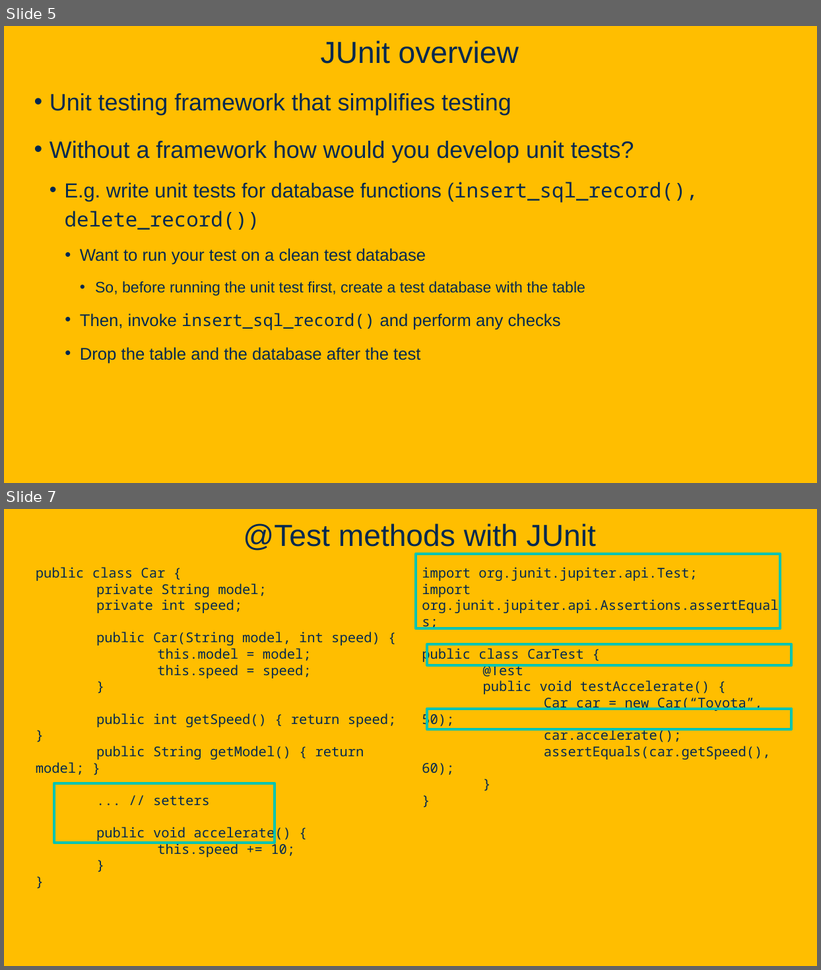
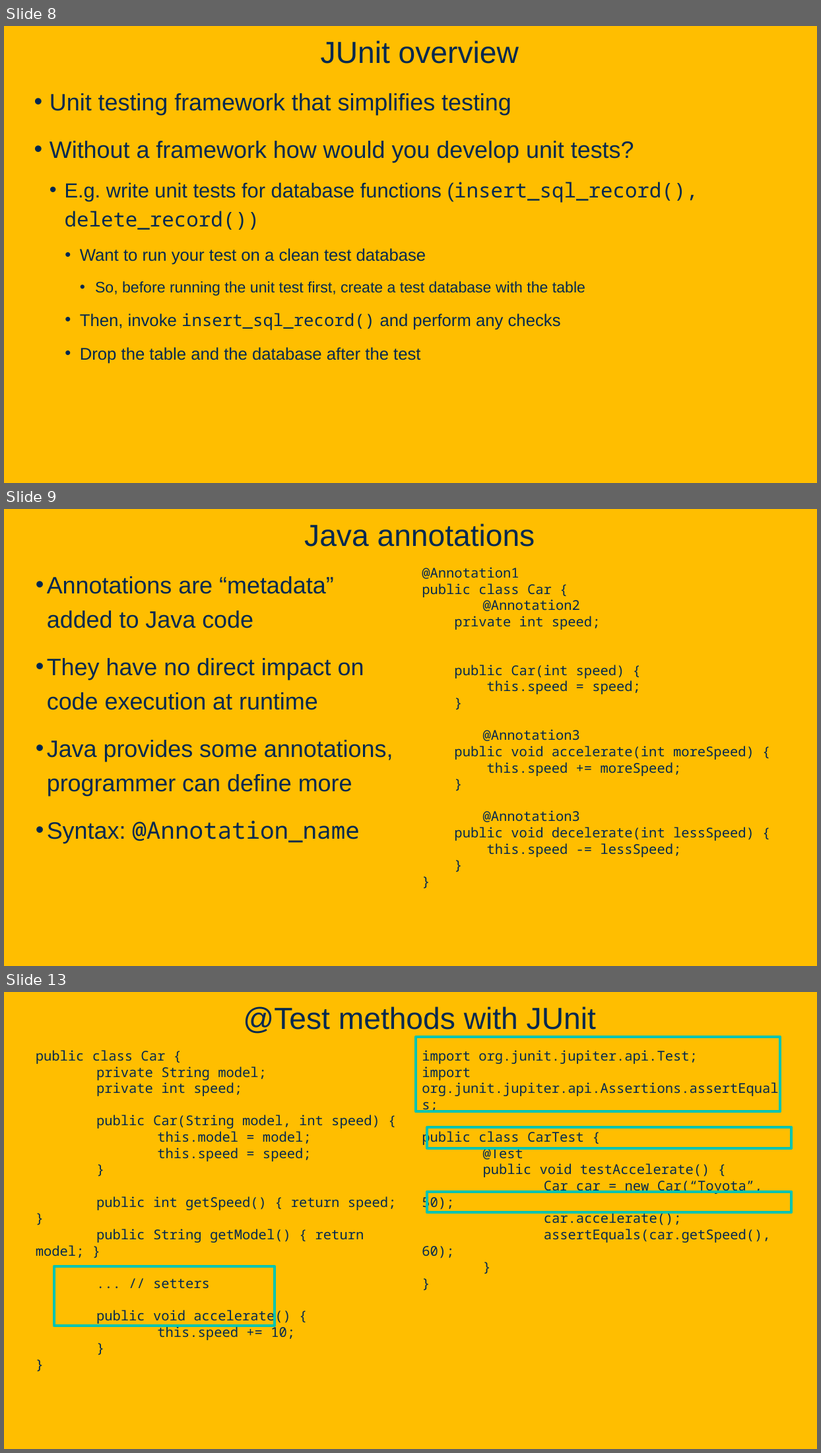
Before and after one commit to davsec-teaching/ECS160-Winter2025, a slide deck: slides/4_unit_testing_mocking_frameworks_CI.pptx. Shown one above the other, each under a label of ours: slides 5 and 7 before the commit, slides 8, 9 and 13 after it; the slides between them are not shown. The pictures are 821x970 and 821x1453 pixels, drawn with LibreOffice and Linux fonts; fonts in the diff are those of the drawing; background and template pictures are left out. Boxes give left, top, right and bottom in pixels: in the first picture for what was removed or moved away, otherwise in the second. Text is boxed around its words. In the diff, an @@ line names an element or a change of style, - is before the commit and + after.

```diff
--- a/slides/4_unit_testing_mocking_frameworks_CI.pptx
+++ b/slides/4_unit_testing_mocking_frameworks_CI.pptx
@@ slide 9 added at bbox=[4, 509, 817, 966], background picture (left out) @@
@@ title added at bbox=[304, 524, 535, 547], 36 pt, text #022850 @@
+Java annotations
@@ text added at bbox=[422, 567, 754, 857], 16 pt, text #022850 @@
+@Annotation1
+public class Car {
+@Annotation2
+private int speed;
+public Car(int speed) {
+this.speed = speed;
+}
+@Annotation3
+public void accelerate(int moreSpeed) {
+this.speed += moreSpeed;
+}
+@Annotation3
+public void decelerate(int lessSpeed) {
+this.speed -= lessSpeed;
+}
+}
@@ text added at bbox=[47, 576, 393, 844], 28 pt, text #022850 @@
+• Annotations are “metadata” added to Java code
+• They have no direct impact on code execution at runtime
+• Java provides some annotations, programmer can define more
+• Syntax: @Annotation_name
@@ what was slide 5 is now slide 8 @@
@@ what was slide 7 is now slide 13 @@
```
Also in this commit, not shown: 5 slides changed, 12 other slides added.
